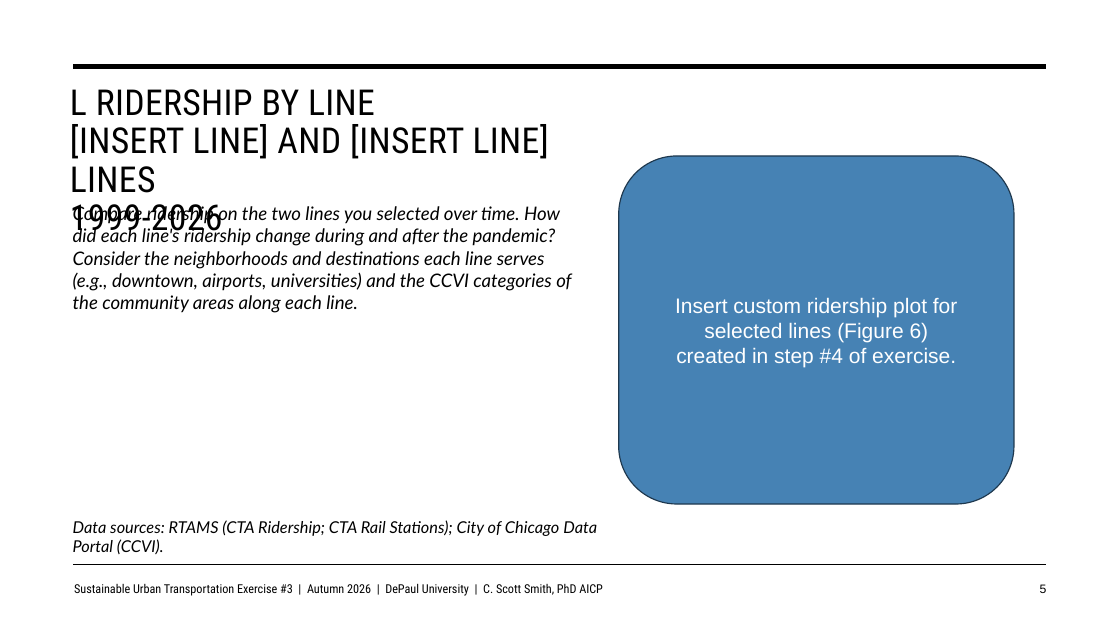
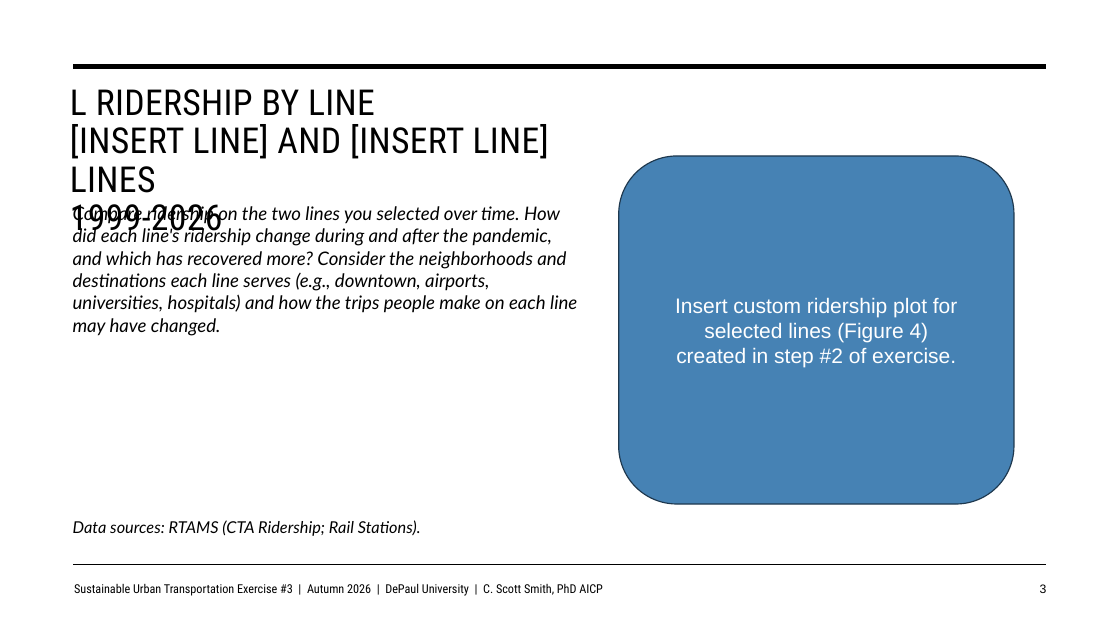
Before and after one commit to justenvirons/pedagogy, a slide deck: slide 3 of 2027/GEO330_Fall_Quarter/exercises/Exercise_03/slides/Exercise03_Template.pptx (slide 5 before the commit). Drawn at 1120x630 pixels with LibreOffice and Linux fonts; fonts in the diff are those of the drawing. Boxes give left, top, right and bottom in pixels: in the first picture for what was removed or moved away, otherwise in the second. Text is boxed around its words. In the diff, an @@ line names an element or a change of style, - is before the commit and + after.

```diff
--- a/2027/GEO330_Fall_Quarter/exercises/Exercise_03/slides/Exercise03_Template.pptx
+++ b/2027/GEO330_Fall_Quarter/exercises/Exercise_03/slides/Exercise03_Template.pptx
@@ text at (73, 204, 577, 336): text changed @@
-Compare ridership on the two lines you selected over time. How did each line's ridership change during and after the pandemic? Consider the neighborhoods and destinations each line serves (e.g., downtown, airports, universities) and the CCVI categories of the community areas along each line.
+Compare ridership on the two lines you selected over time. How did each line's ridership change during and after the pandemic, and which has recovered more? Consider the neighborhoods and destinations each line serves (e.g., downtown, airports, universities, hospitals) and how the trips people make on each line may have changed.
@@ text in rounded rectangle at (675, 298, 957, 368): text changed @@
-Insert custom ridership plot for selected lines (Figure 6)
-created in step #4 of exercise.
+Insert custom ridership plot for selected lines (Figure 4)
+created in step #2 of exercise.
@@ text at (73, 520, 421, 536): text changed @@
-Data sources: RTAMS (CTA Ridership; CTA Rail Stations); City of Chicago Data Portal (CCVI).
+Data sources: RTAMS (CTA Ridership; Rail Stations).
@@ page number at (1040, 584, 1047, 593): text changed @@
-5
+3
```
Also in this commit, not shown: 5 other slides changed, 2 slides added, 3 other files.
